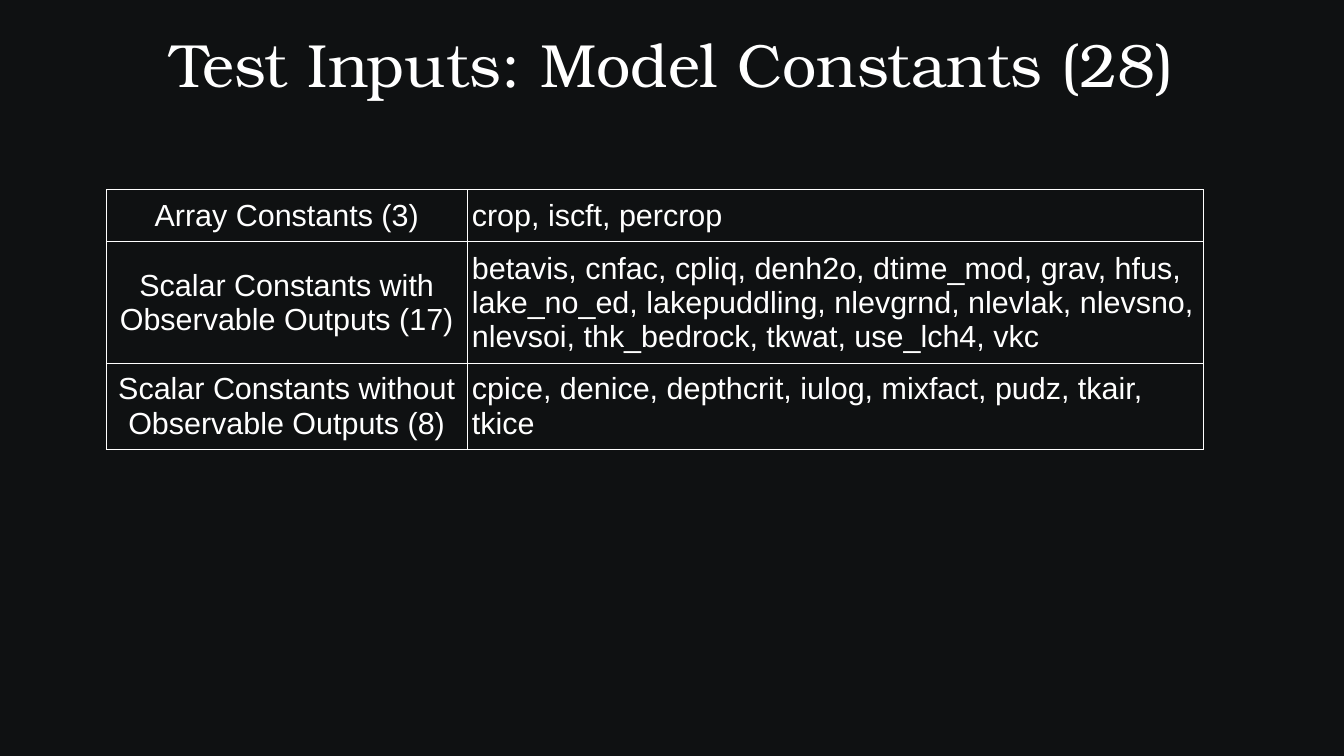
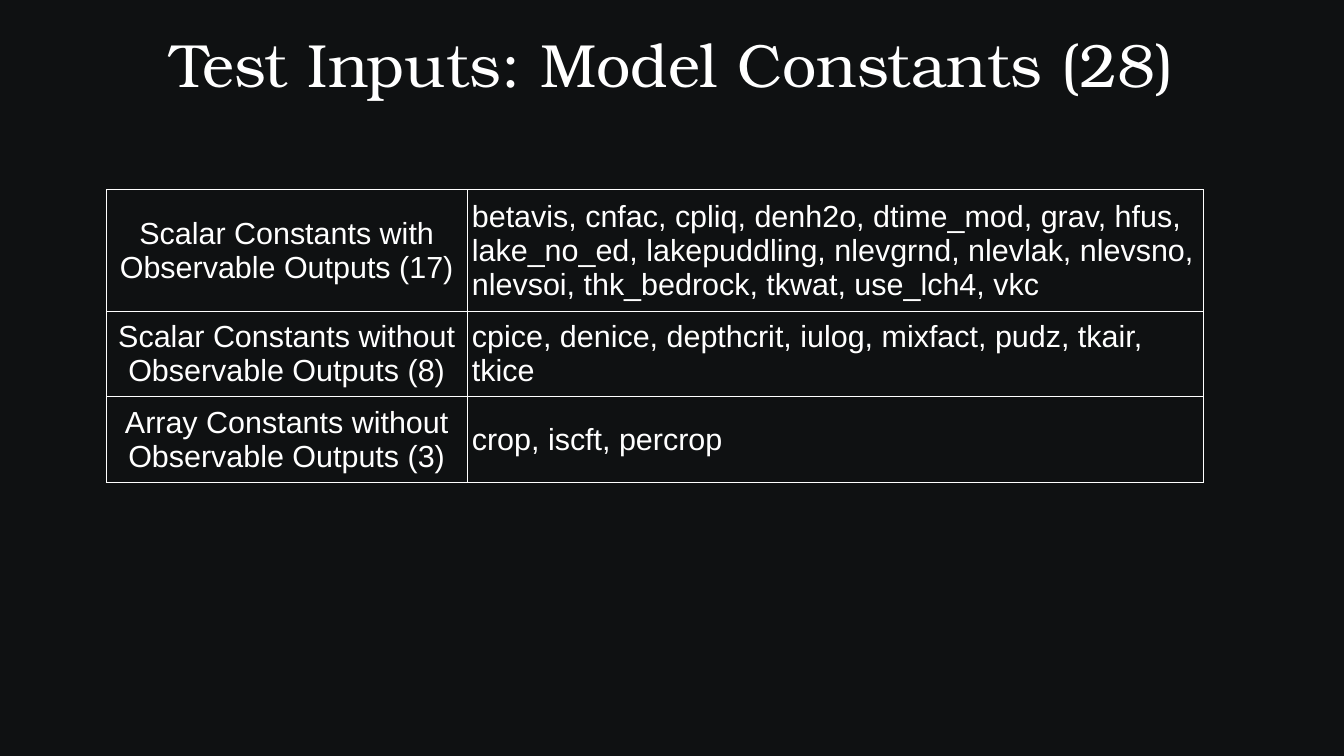
Before and after one commit to SamAllen06/lake_temp_work, a slide deck: slide 8 of documentation/for_collaborators/TestingSoftwareOverview.odp. Drawn at 1344x756 pixels with LibreOffice and Linux fonts; fonts in the diff are those of the drawing. Boxes give left, top, right and bottom in pixels: in the first picture for what was removed or moved away, otherwise in the second. Text is boxed around its words. In the diff, an @@ line names an element or a change of style, - is before the commit and + after.

Commit message:
Update references to array constants
Array constants are able to be modified but don't affect output.
Slides 7 and 8

```diff
--- a/documentation/for_collaborators/TestingSoftwareOverview.odp
+++ b/documentation/for_collaborators/TestingSoftwareOverview.odp
@@ table at [106,190,1204,477] @@
-row 1: Array Constants (3) | crop, iscft, percrop
+row 3: Array Constants without Observable Outputs (3) | crop, iscft, percrop
```
Also in this commit, not shown: 1 other slide changed, 1 other file.
